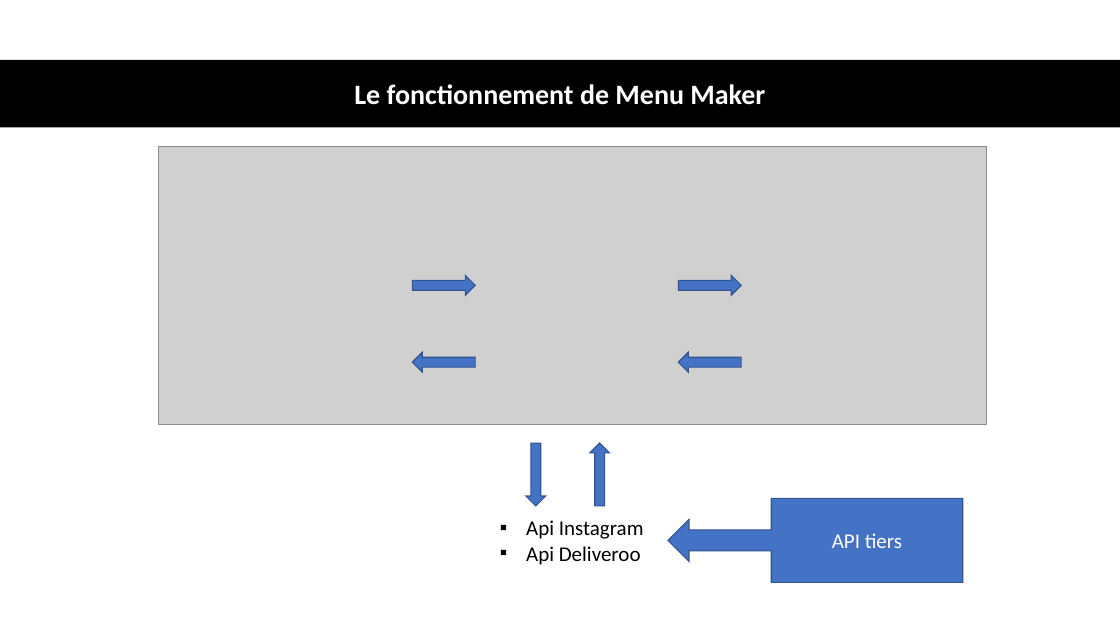
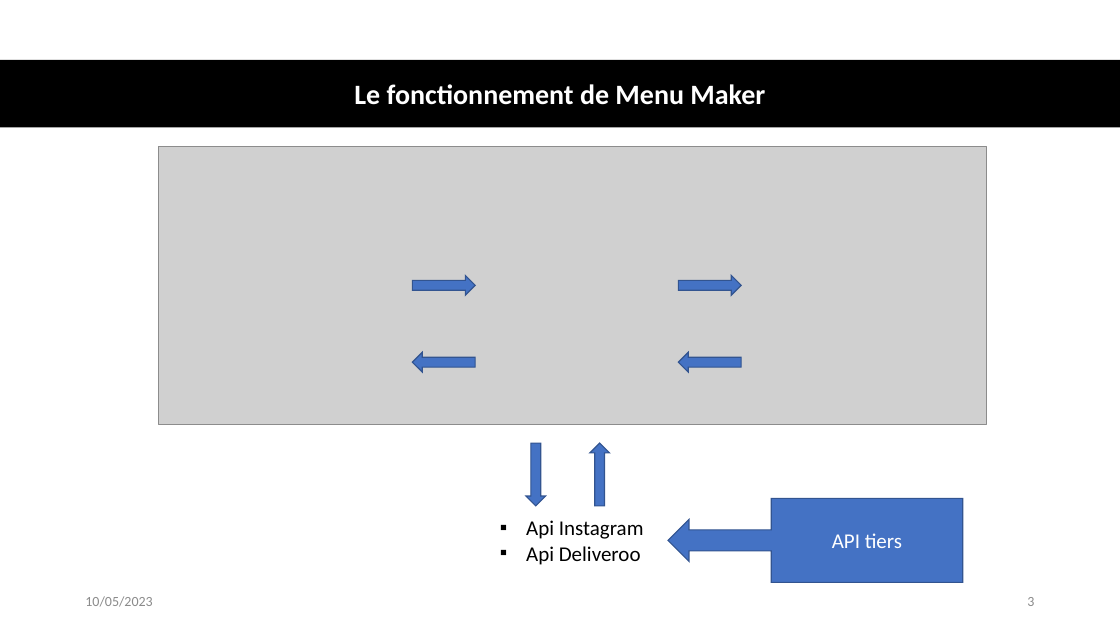
Before and after one commit to damodred53/projet_4, a slide deck: slide 3 of présentation_livrable_4.pptx. Drawn at 1120x630 pixels with LibreOffice and Linux fonts; fonts in the diff are those of the drawing; grey boxes stand for pictures. Boxes give left, top, right and bottom in pixels: in the first picture for what was removed or moved away, otherwise in the second. Text is boxed around its words. In the diff, an @@ line names an element or a change of style, - is before the commit and + after.

```diff
--- a/présentation_livrable_4.pptx
+++ b/présentation_livrable_4.pptx
@@ text added at [85,596,152,607], 12 pt, text #8C8C8C @@
+10/05/2023
@@ page number added at [1027,597,1034,606], 12 pt, text #8C8C8C @@
+3
```
Also in this commit, not shown: 10 other slides changed, 3 slides added, 1 slide removed, 15 other files.
